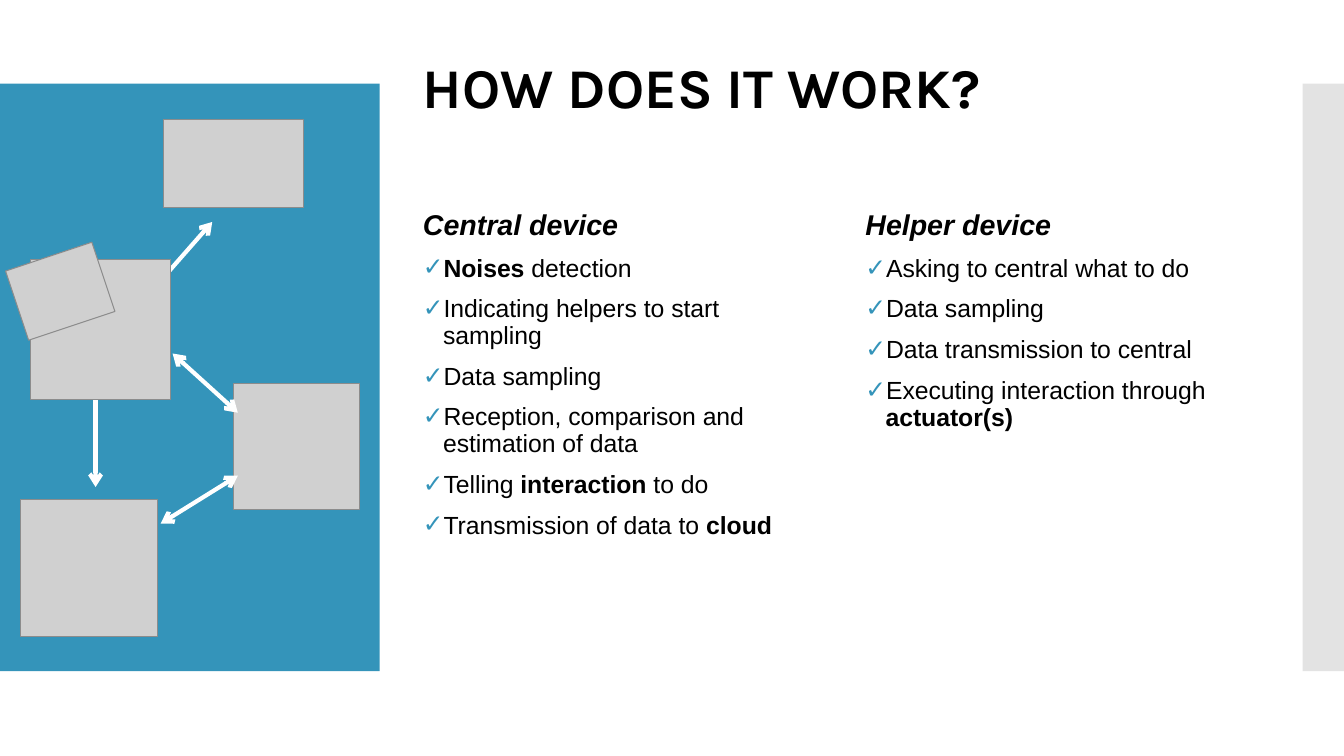
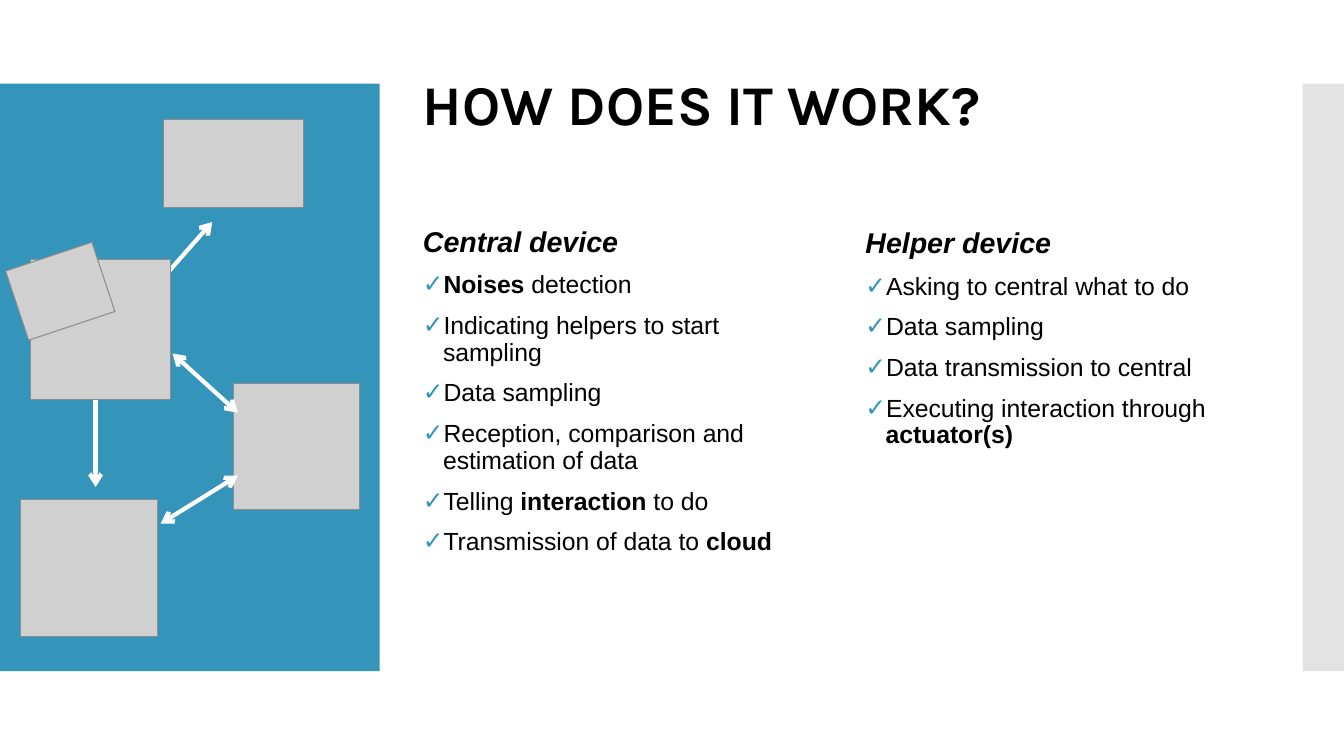
Before and after one commit to LorenzoPecorari/iot_project, a slide deck: slide 5 of iot_pres.pptx. Drawn at 1344x756 pixels with LibreOffice and Linux fonts; fonts in the diff are those of the drawing; grey boxes stand for pictures; background and template pictures are left out. Boxes give left, top, right and bottom in pixels: in the first picture for what was removed or moved away, otherwise in the second. Text is boxed around its words. In the diff, an @@ line names an element or a change of style, - is before the commit and + after.

```diff
--- a/iot_pres.pptx
+++ b/iot_pres.pptx
@@ title "HOW DOES IT WORK?": place and size @@
-title "HOW DOES IT WORK?" at (423,71,981,109)
+title "HOW DOES IT WORK?" at (423,88,981,126)
@@ text "Central device": place and size @@
-text "Central device" at (423,214,772,535)
+text "Central device" at (423,231,772,551)
@@ text "Helper device": place and size @@
-text "Helper device" at (865,214,1206,431)
+text "Helper device" at (865,232,1206,448)
```
Also in this commit, not shown: 4 other slides changed.
